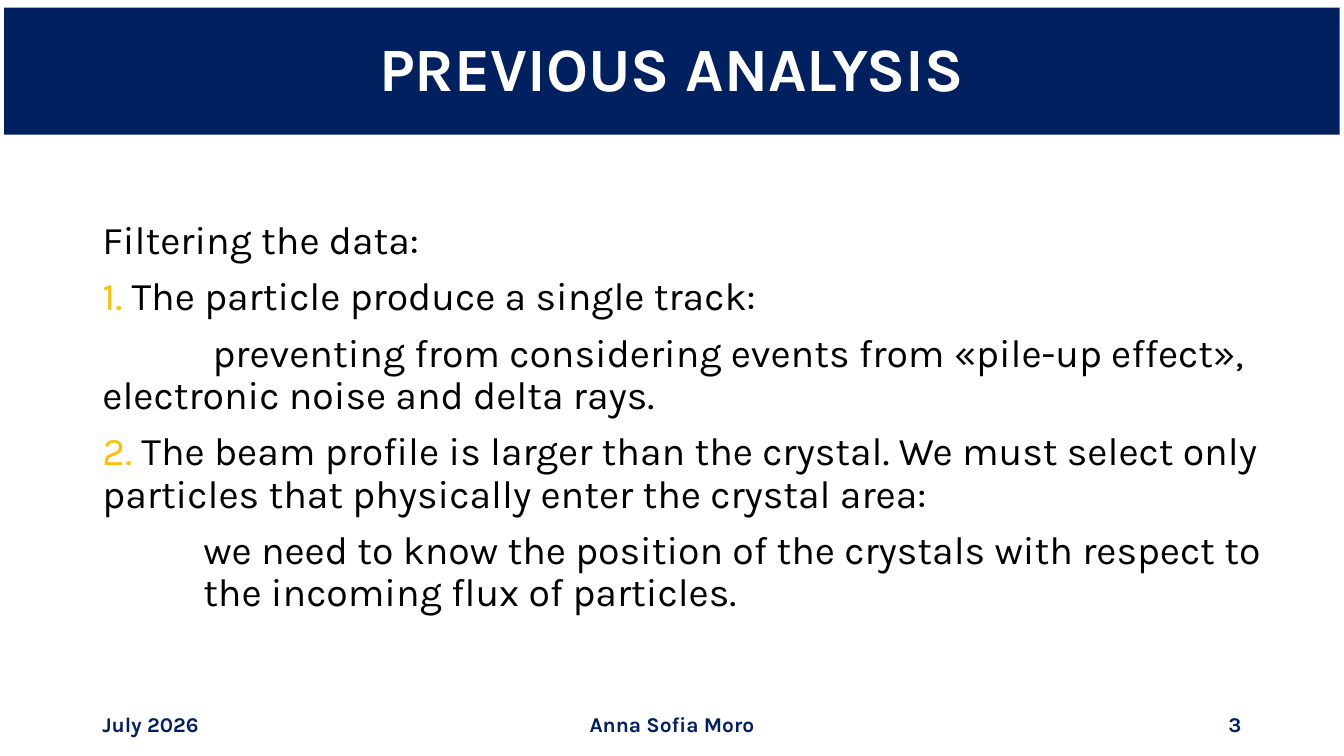
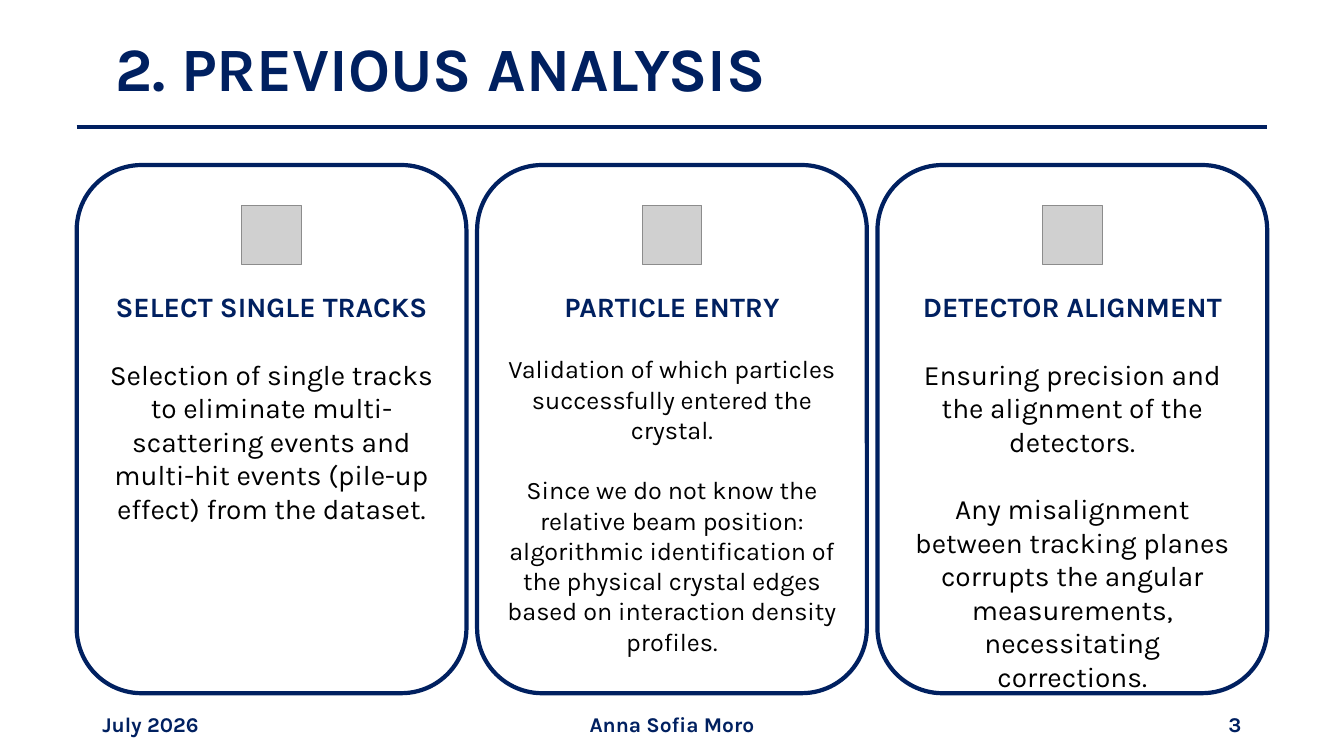
Before and after one commit to annaasofia/tesi, a slide deck: slide 3 of slides/week4.pptx. Drawn at 1344x756 pixels with LibreOffice and Linux fonts; fonts in the diff are those of the drawing; grey boxes stand for pictures. Boxes give left, top, right and bottom in pixels: in the first picture for what was removed or moved away, otherwise in the second. Text is boxed around its words. In the diff, an @@ line names an element or a change of style, - is before the commit and + after.

```diff
--- a/slides/week4.pptx
+++ b/slides/week4.pptx
@@ title "2. PREVIOUS ANALYSIS": place and size @@
-title "2. PREVIOUS ANALYSIS" at (4, 8, 1340, 135)
+title "2. PREVIOUS ANALYSIS" at (115, 50, 766, 92)
@@ title "2. PREVIOUS ANALYSIS" at (115, 50, 766, 92): fill #002060 to none @@
@@ title at (115, 50, 766, 92): text changed; text colour #FFFFFF to #002060 @@
-PREVIOUS ANALYSIS
+2. PREVIOUS ANALYSIS
@@ line added from (77, 127) to (1267, 127), #002060 3 pt @@
@@ rounded rectangle added at (77, 165, 467, 694), outline #002060 3 pt, 20 pt, text #000000 @@
+SELECT SINGLE TRACKS
+Selection of single tracks to eliminate multi-scattering events and multi-hit events (pile-up effect) from the dataset.
@@ rounded rectangle added at (477, 165, 867, 694), outline #002060 3 pt, 18 pt, text #000000 @@
+PARTICLE ENTRY
+Validation of which particles successfully entered the crystal.
+Since we do not know the relative beam position:
+algorithmic identification of the physical crystal edges based on interaction density profiles.
@@ rounded rectangle added at (878, 165, 1268, 694), outline #002060 3 pt, 20 pt, text #000000 @@
+DETECTOR ALIGNMENT
+Ensuring precision and the alignment of the detectors.
+Any misalignment between tracking planes corrupts the angular measurements, necessitating corrections.
@@ picture added at (242, 205, 301, 264) @@
@@ picture added at (642, 205, 702, 264) @@
@@ picture added at (1043, 205, 1102, 264) @@
@@ text removed at (102, 227, 1260, 616) @@
-Filtering the data:
-1. The particle produce a single track:
-preventing from considering events from «pile-up effect», electronic noise and delta rays.
-2. The beam profile is larger than the crystal. We must select only particles that physically enter the crystal area:
-we need to know the position of the crystals with respect to the incoming flux of particles.
```
Also in this commit, not shown: 18 other slides changed, 6 slides added, 6 slides removed, 2 other files.
